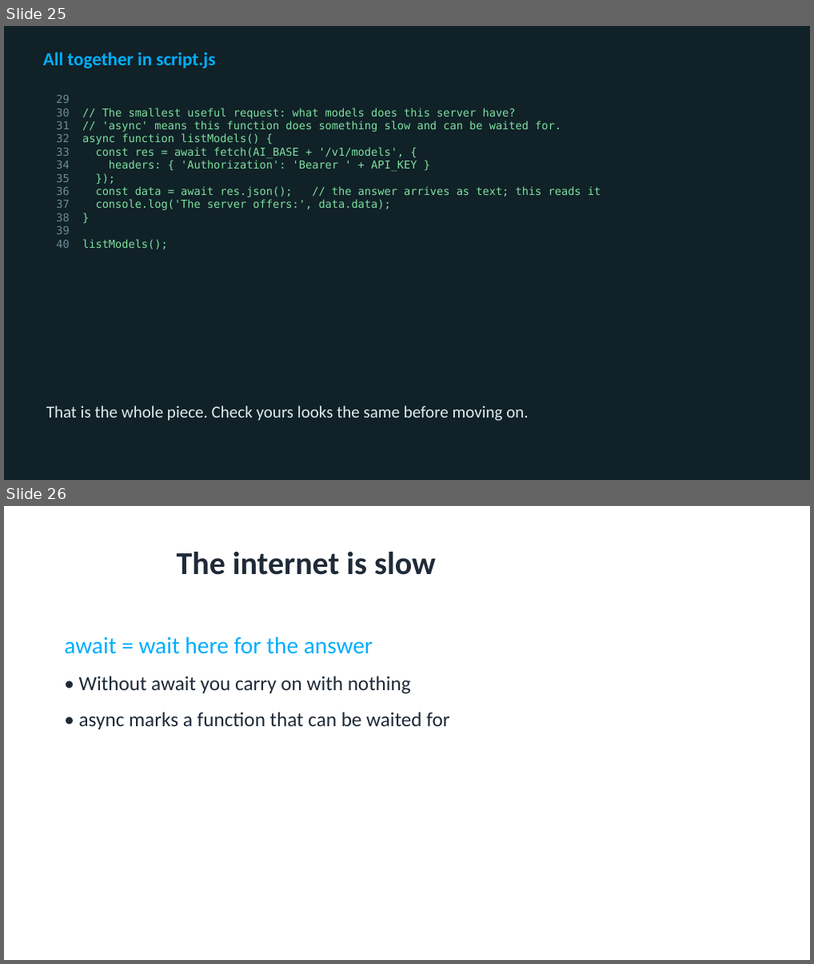
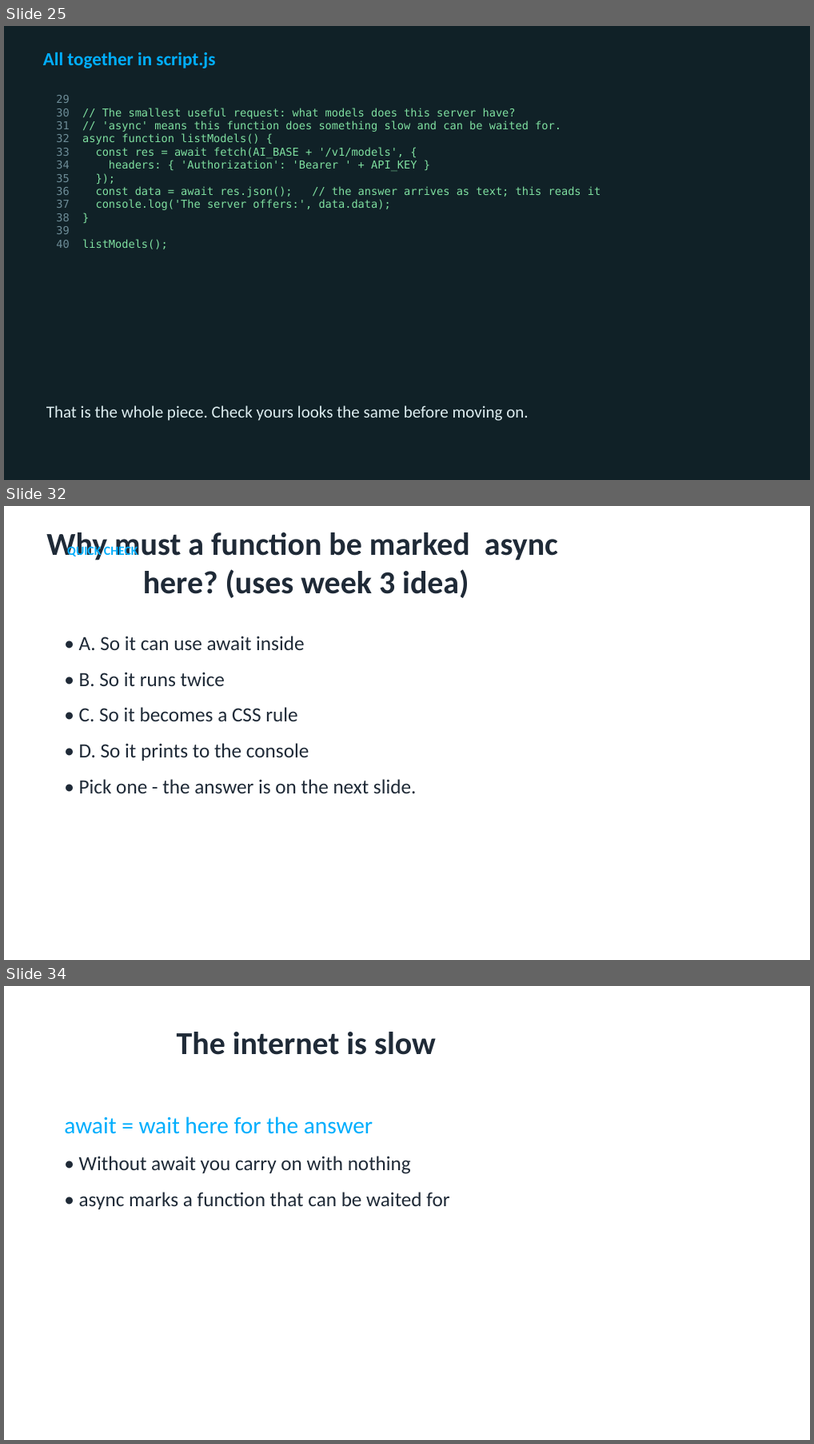
Before and after one commit to utgapps/utgapps.github.io, a slide deck: ai101/slides/week-03.pptx. Shown one above the other, each under a label of ours: slides 25 and 26 before the commit, slides 25, 32 and 34 after it; the slides between them are not shown. The pictures are 814x964 and 814x1444 pixels, drawn with LibreOffice and Linux fonts; fonts in the diff are those of the drawing. Boxes give left, top, right and bottom in pixels: in the first picture for what was removed or moved away, otherwise in the second. Text is boxed around its words. In the diff, an @@ line names an element or a change of style, - is before the commit and + after.

```diff
--- a/ai101/slides/week-03.pptx
+++ b/ai101/slides/week-03.pptx
@@ slide 32 added at (x1=4, y1=506, x2=810, y2=960), background #FFFFFF @@
@@ title added at (x1=46, y1=532, x2=558, y2=598), 38 pt, text #1F2A37, bold @@
+Why must a function be marked async here? (uses week 3 idea)
@@ text added at (x1=67, y1=544, x2=138, y2=558), 15 pt, text #01AEFD, bold @@
+QUICK CHECK
@@ text added at (x1=79, y1=636, x2=417, y2=793), 24 pt, text #1F2A37 @@
+• A. So it can use await inside
+• B. So it runs twice
+• C. So it becomes a CSS rule
+• D. So it prints to the console
+• Pick one - the answer is on the next slide.
@@ what was slide 26 is now slide 34 @@
```
Also in this commit, not shown: 7 other slides added, 32 other files.
